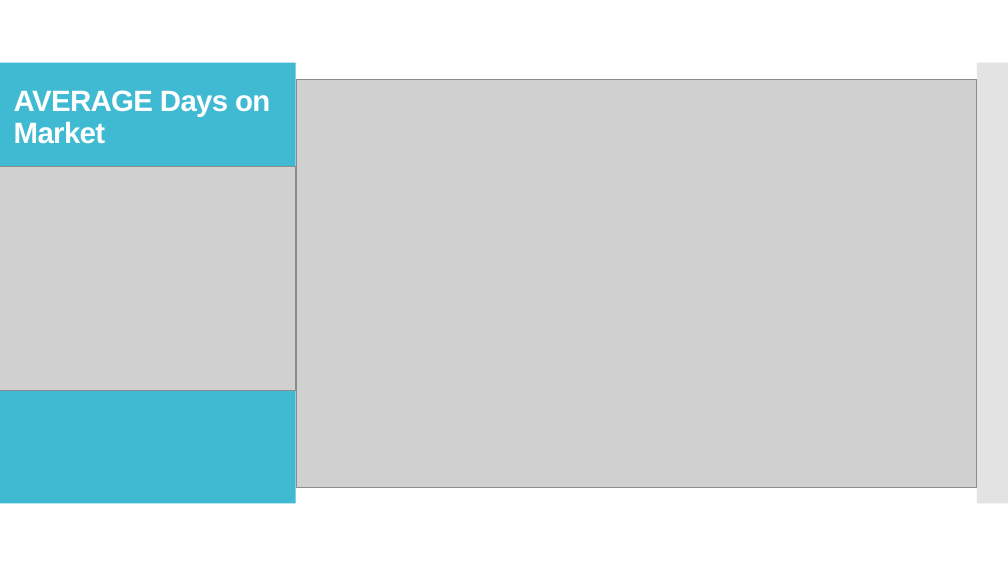
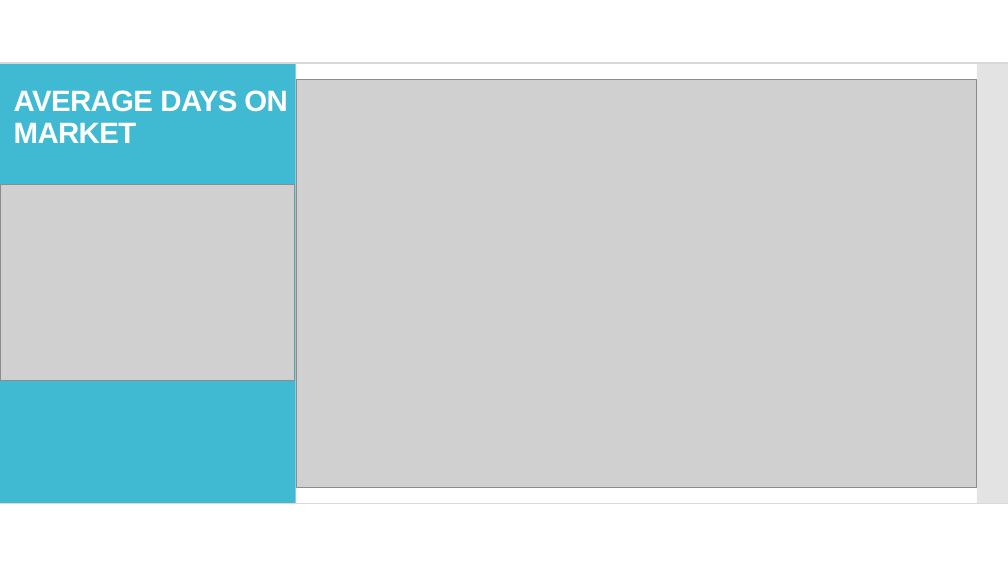
Before and after one commit to andresocorro/project_1, a slide deck: slide 12 of Presentation/final draft.pptx (slide 11 before the commit). Drawn at 1008x567 pixels with LibreOffice and Linux fonts; fonts in the diff are those of the drawing; grey boxes stand for pictures. Boxes give left, top, right and bottom in pixels: in the first picture for what was removed or moved away, otherwise in the second. Text is boxed around its words. In the diff, an @@ line names an element or a change of style, - is before the commit and + after.

Commit message:
Updated images in the presentation

```diff
--- a/Presentation/final draft.pptx
+++ b/Presentation/final draft.pptx
@@ line added from (0, 63) to (1008, 63), #D9D9D9 1.5 pt @@
@@ text at [14, 90, 287, 143]: text changed @@
-AVERAGE Days on Market
+AVERAGE DAYS ON MARKET
@@ picture: place and size @@
-picture at [0, 167, 295, 391]
+picture at [0, 185, 295, 381]
@@ line added from (0, 504) to (1008, 504), #D9D9D9 1.5 pt @@
```
Also in this commit, not shown: 9 other slides changed, 5 slides added, 1 slide removed, 1 other file.
